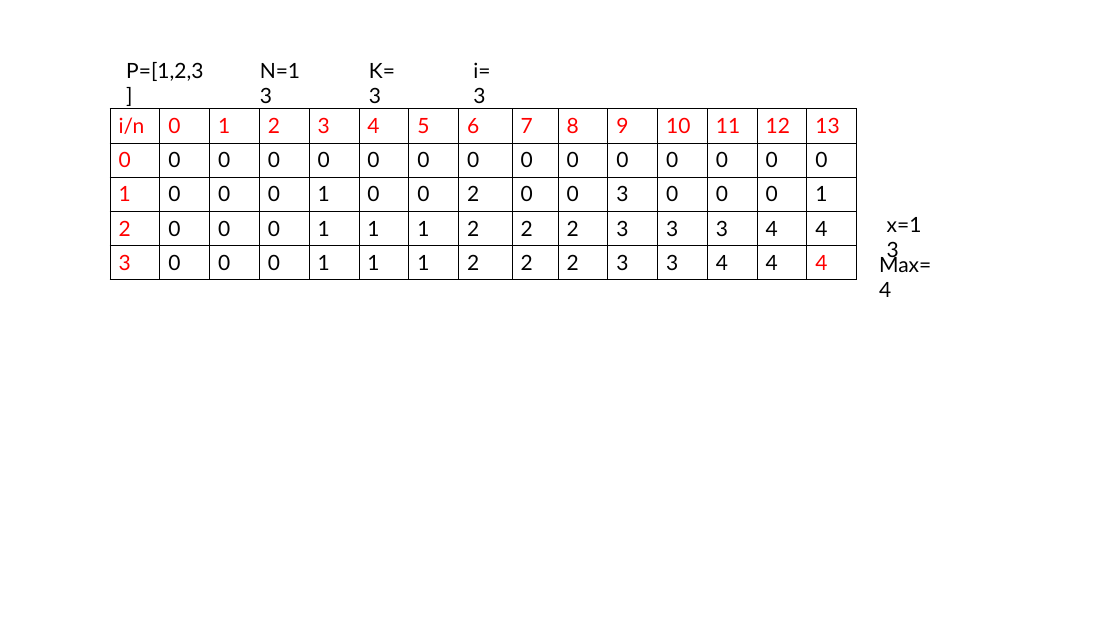
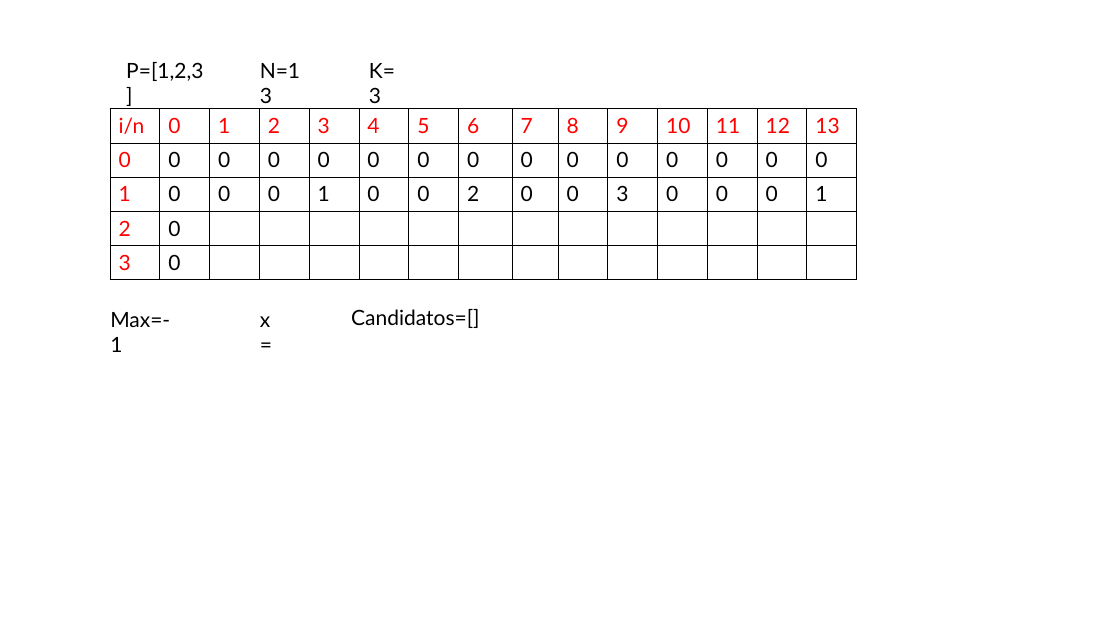
Before and after one commit to Danmunozbe/ProyectoDalgoParte1, a slide deck: slide 16 of assets/algoritmo1.pptx (slide 15 before the commit). Drawn at 1120x630 pixels with LibreOffice and Linux fonts; fonts in the diff are those of the drawing. Boxes give left, top, right and bottom in pixels: in the first picture for what was removed or moved away, otherwise in the second. Text is boxed around its words. In the diff, an @@ line names an element or a change of style, - is before the commit and + after.

```diff
--- a/assets/algoritmo1.pptx
+++ b/assets/algoritmo1.pptx
@@ text removed at <box>473,62,490,103</box> @@
-i=3
@@ table at <box>110,109,854,280</box> @@
-row 4: 2 | 0 | 0 | 0 | 1 | 1 | 1 | 2 | 2 | 2 | 3 | 3 | 3 | 4 | 4
+row 4: 2 | 0 |  |  |  |  |  |  |  |  |  |  |  |  | 
-row 5: 3 | 0 | 0 | 0 | 1 | 1 | 1 | 2 | 2 | 2 | 3 | 3 | 4 | 4 | 4
+row 5: 3 | 0 |  |  |  |  |  |  |  |  |  |  |  |  | 
@@ text removed at <box>879,254,931,297</box> @@
-Max=4
@@ text added at <box>110,312,170,352</box>, 18 pt, text #000000 @@
+Max=-1
@@ text at <box>260,316,270,327</box>: text changed @@
-x=13
+x=
@@ text added at <box>351,309,479,328</box>, 18 pt, text #000000 @@
+Candidatos=[]
```
Also in this commit, not shown: 23 slides added, 2 other files.
